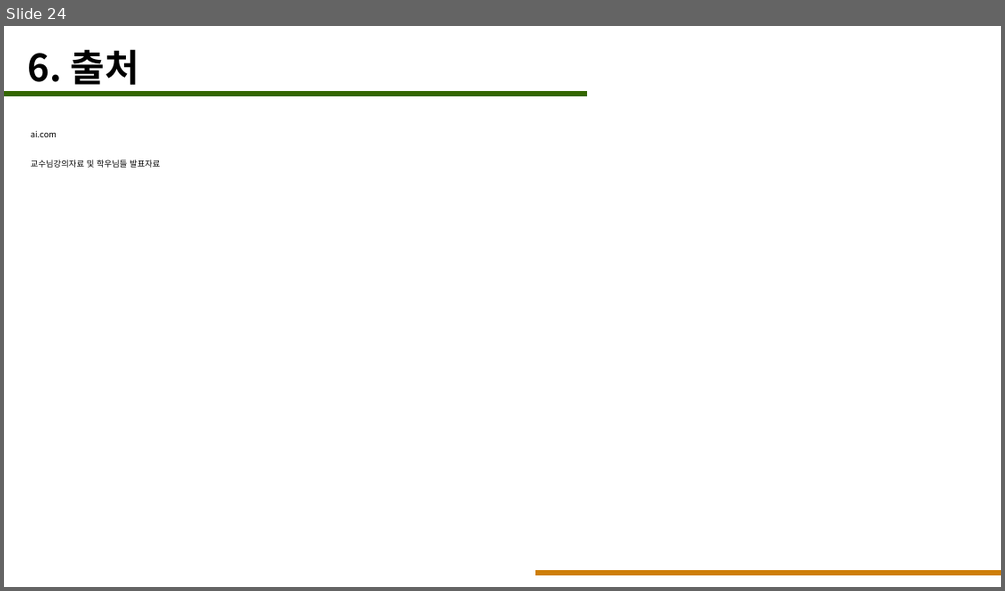
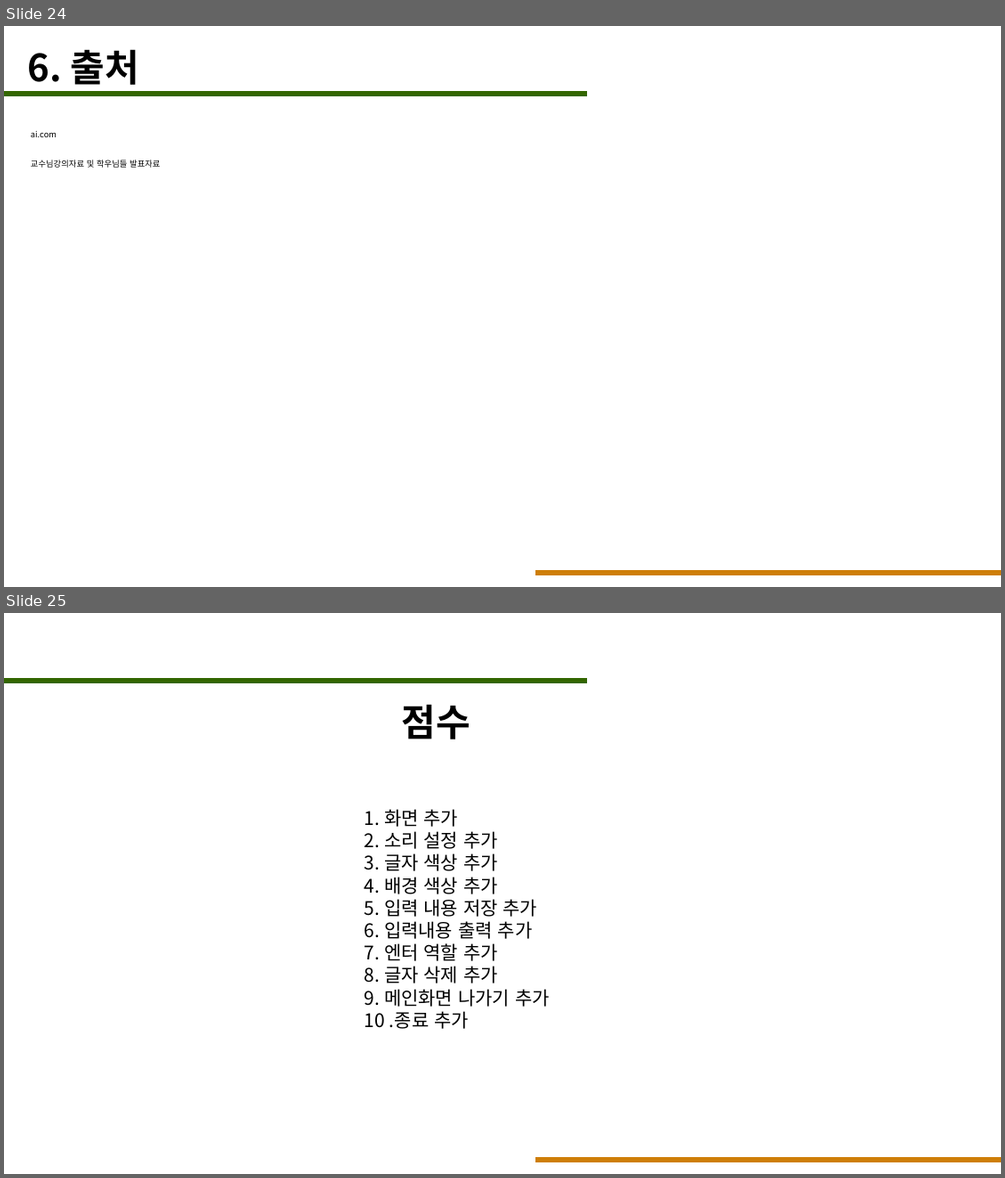
Before and after one commit to JeonSangHoon0711/2023-gameprogramming, a slide deck: 5week/2019775054전상훈.pptx. Shown one above the other, each under a label of ours: slide 24 before the commit, slides 24 and 25 after it. The pictures are 1005x591 and 1005x1178 pixels, drawn with LibreOffice and Linux fonts; fonts in the diff are those of the drawing. Boxes give left, top, right and bottom in pixels: in the first picture for what was removed or moved away, otherwise in the second. Text is boxed around its words. In the diff, an @@ line names an element or a change of style, - is before the commit and + after.

```diff
--- a/5week/2019775054전상훈.pptx
+++ b/5week/2019775054전상훈.pptx
@@ slide 25 added at [4,613,1001,1174], background #FFFFFF @@
@@ line added from (4, 681) to (587, 681), #336600 5 pt @@
@@ text added at [402,705,470,739], 36 pt, text #000000, bold @@
+점수
@@ text added at [364,809,550,1029], 18 pt, text #000000 @@
+1. 화면 추가
+2. 소리 설정 추가
+3. 글자 색상 추가
+4. 배경 색상 추가
+5. 입력 내용 저장 추가
+6. 입력내용 출력 추가
+7. 엔터 역할 추가
+8. 글자 삭제 추가
+9. 메인화면 나가기 추가
+10 .종료 추가
@@ line added from (535, 1159) to (1001, 1159), #CE7E08 5 pt @@
```
Also in this commit, not shown: 2 slides changed.
